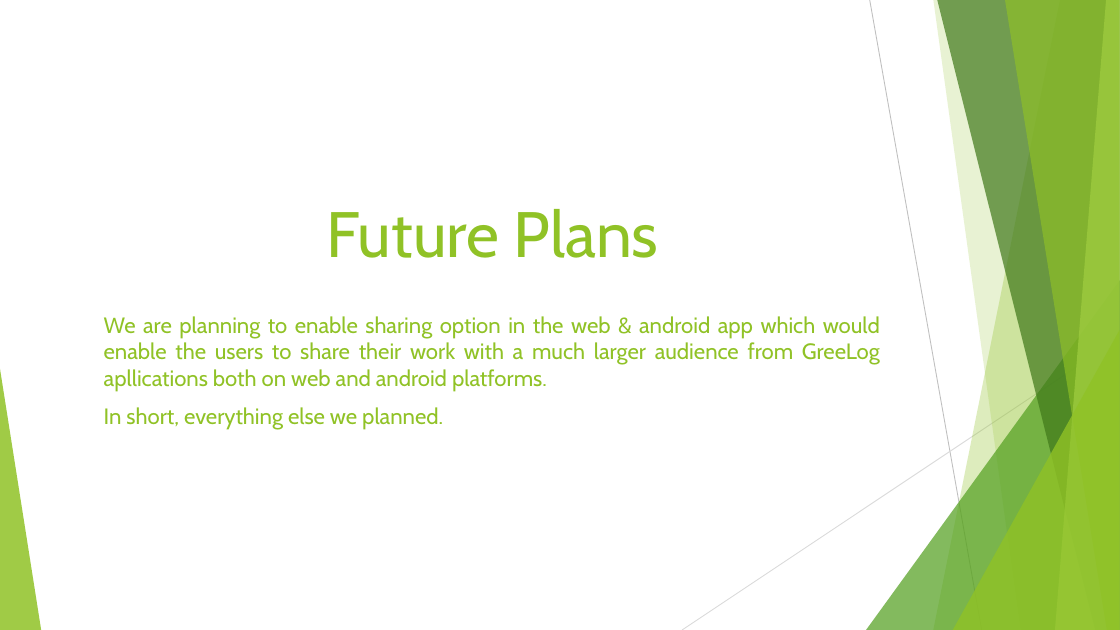
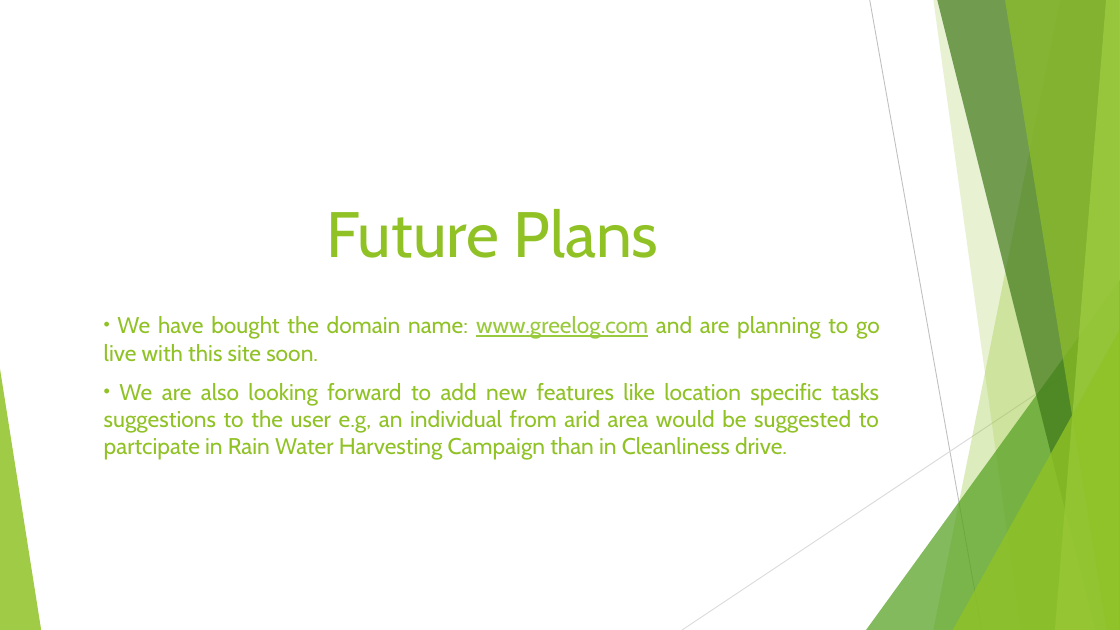
Before and after one commit to HackerspaceMumbai/greelog, a slide deck: slide 6 of GreeLog_Hack4good_Pitch.pptx. Drawn at 1120x630 pixels with LibreOffice and Linux fonts; fonts in the diff are those of the drawing; background and template pictures are left out. Boxes give left, top, right and bottom in pixels: in the first picture for what was removed or moved away, otherwise in the second. Text is boxed around its words. In the diff, an @@ line names an element or a change of style, - is before the commit and + after.

```diff
--- a/GreeLog_Hack4good_Pitch.pptx
+++ b/GreeLog_Hack4good_Pitch.pptx
@@ subtitle at bbox=[104, 316, 880, 460]: text changed; size 19 to 19.5 pt @@
-We are planning to enable sharing option in the web & android app which would enable the users to share their work with a much larger audience from GreeLog apllications both on web and android platforms.
-In short, everything else we planned.
+• We have bought the domain name: www.greelog.com and are planning to go live with this site soon.
+• We are also looking forward to add new features like location specific tasks suggestions to the user e.g, an individual from arid area would be suggested to partcipate in Rain Water Harvesting Campaign than in Cleanliness drive.
```
Also in this commit, not shown: 2 other slides changed, 5 other files.
